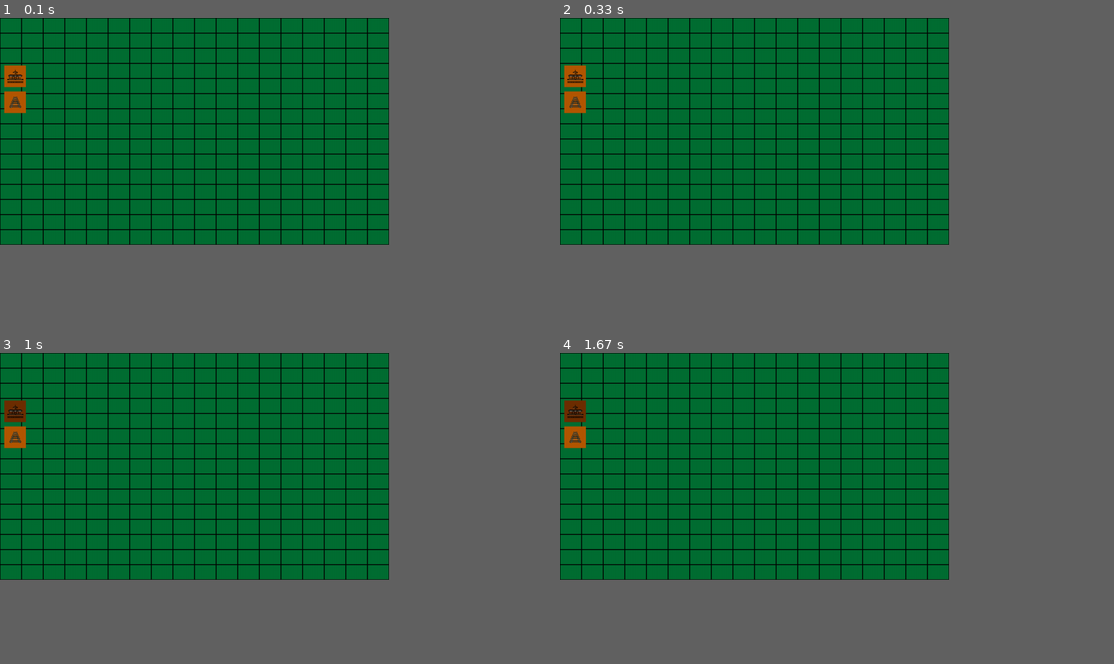
Above: before the commit, frames 1-4 (two rows, left to right).
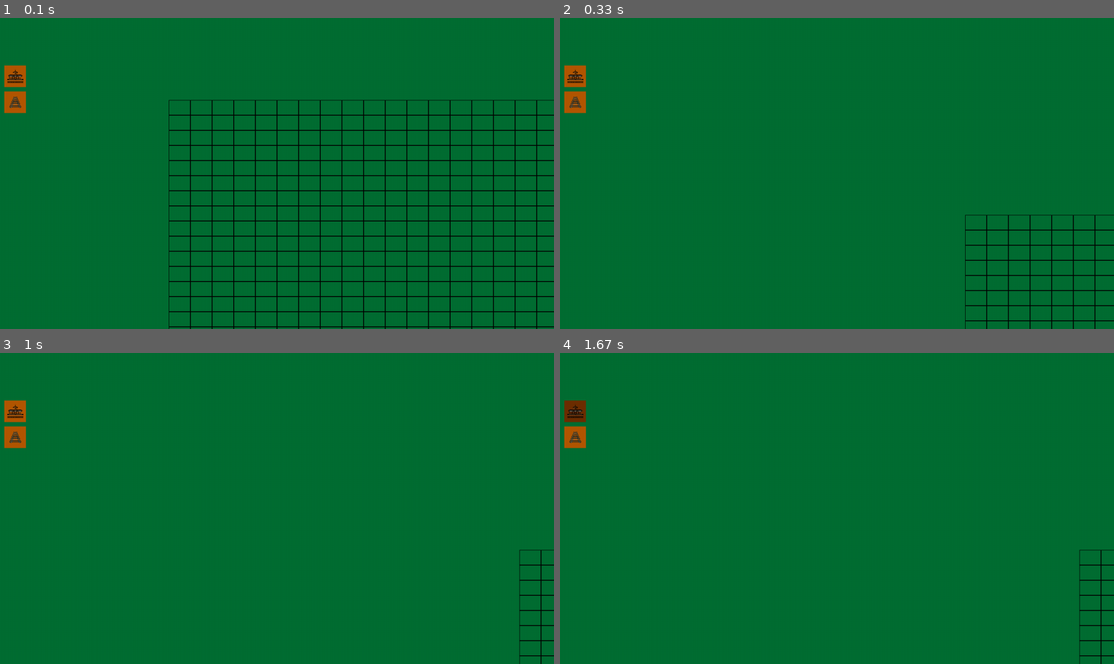
Above: after the commit, the same moments.

Repository: Hairash/Tower_game
Game: pygame game, started from src/main.py
The game is run twice, just before and just after one commit, with the same random seed, the same clock (stepped at 60 frames per second) and the same inputs.
Inputs (mouse positions are in pixels of both pictures, inside the frame that each line leads up to):
- Up to frame 1 (0.1 s): no input
- Up to frame 2 (0.33 s): no input
- Up to frame 3 (1 s): press the mouse at (16, 412) at 0.37 s; move the mouse to (132, 418) at 0.47 s; release the mouse at (254, 424) at 0.6 s; tap S at 0.67 s
- Up to frame 4 (1.67 s): tap S at 1 s
In our replay, the window is 632x369 before the commit and 900x506 after it. These sizes can differ from the game's own. Grey fills any space a smaller window leaves; there, only what the larger window draws over its background counts as a difference.

The runs differ from the first frame. In frame 1, 13% of the frame differs, in the area x 0-100%, y 0-100%; in frame 2, 8.1%; in frame 3, 7.3%; in frame 4, 7.1%.

Commit message:
Camera added

Diff:
--- /dev/null
+++ b/src/camera.py
@@ -0,0 +1,44 @@
+import pygame
+
+
+class Camera:
+    def __init__(self):
+        self.display_surface = pygame.display.get_surface()
+        self.offset = pygame.math.Vector2()
+
+        self.x_boarder_offset = 200
+        self.y_boarder_offset = 100
+        self.mouse_speed = 0.2
+
+    def mouse_control(self):
+        mouse = pygame.math.Vector2(pygame.mouse.get_pos())
+        mouse_offset_vector = pygame.math.Vector2()
+
+        left_boarder = self.x_boarder_offset
+        top_boarder = self.y_boarder_offset
+        right_boarder = self.display_surface.get_size()[0] - self.x_boarder_offset
+        bottom_boarder = self.display_surface.get_size()[1] - self.y_boarder_offset
+
+        if top_boarder < mouse.y < bottom_boarder:
+            if mouse.x < left_boarder:
+                mouse_offset_vector.x = left_boarder - mouse.x
+            if mouse.x > right_boarder:
+                mouse_offset_vector.x = right_boarder - mouse.x
+        elif mouse.y < top_boarder:
+            if mouse.x < left_boarder:
+                mouse_offset_vector = pygame.math.Vector2(left_boarder, top_boarder) - mouse
+            if mouse.x > right_boarder:
+                mouse_offset_vector = pygame.math.Vector2(right_boarder, top_boarder) - mouse
+        elif mouse.y > bottom_boarder:
+            if mouse.x < left_boarder:
+                mouse_offset_vector = pygame.math.Vector2(left_boarder, bottom_boarder) - mouse
+            if mouse.x > right_boarder:
+                mouse_offset_vector = pygame.math.Vector2(right_boarder, bottom_boarder) - mouse
+
+        if left_boarder < mouse.x < right_boarder:
+            if mouse.y < top_boarder:
+                mouse_offset_vector.y = top_boarder - mouse.y
+            if mouse.y > bottom_boarder:
+                mouse_offset_vector.y = bottom_boarder - mouse.y
+
+        self.offset += mouse_offset_vector * self.mouse_speed
--- a/src/constants.py
+++ b/src/constants.py
@@ -1,11 +1,13 @@
+class Window:
+    width = 1280
+    height = 720
 
 
 class FIELD:
-    width = 18
-    height = 15
+    width = 180
+    height = 150
 
     # cell size in pixels
-    cell_size = 50  # TODO: remove it
     cell_width = 50
     cell_height = 35
 
--- a/src/field.py
+++ b/src/field.py
@@ -28,6 +28,11 @@
             ) for (name, surface) in load_folder('assets/railroads').items()
         }
 
+    def align_grid(self, x, y):
+        col, row = self.to_grid(x, y)
+
+        return self.from_grid(col, row)
+
     def from_grid(self, col, row):
         x = col * self.cell_width
         y = row * self.cell_height
@@ -40,11 +45,17 @@
 
         return col, row
 
-    def draw_grid(self, screen, stations, roads, planning_roads):
+    def draw(self, screen, stations, roads, planning_roads, offset):
         for row in range(self.height):
             for col in range(self.width):
                 x, y = self.from_grid(col, row)
                 rect = pygame.Rect(x, y, self.cell_width, self.cell_height)
+                rect.topleft += offset
+
+                # draw the grid
+                pygame.draw.rect(screen, COLOR.black, rect, 1)
+
+                # draw objects on the grid
                 if (col, row) in stations:
                     screen.blit(self.station_image, rect.topleft)
                 elif (col, row) in roads:
@@ -59,8 +70,6 @@
                     road_x -= self.cell_width * (GREAT_FACTOR - 1) / 2
                     road_y -= self.cell_height * (GREAT_FACTOR - 1) / 2
                     screen.blit(road_image, (road_x, road_y), special_flags=pygame.BLEND_ADD)
-
-                pygame.draw.rect(screen, COLOR.black, rect, 1)
 
     def select_road_image(self, x, y, roads):
         neighbors = {
--- a/src/game.py
+++ b/src/game.py
@@ -1,6 +1,7 @@
 import pygame
 from collections import deque
 
+from src.camera import Camera
 from constants import COLOR
 from control_panel import ControlPanel
 from game_mode import GameMode
@@ -17,6 +18,8 @@
         self.field = field
 
         self.running = True
+
+        self.camera = Camera()
 
     def find_path(self, start, end):
         """
@@ -53,11 +56,24 @@
 
         return []
 
+    def mode_toggle(self, mode):
+        if self.mode == mode:
+            self.mode = GameMode.none
+        else:
+            self.mode = mode
+
     def run(self, screen):
         while self.running:
             for event in pygame.event.get():
                 if event.type == pygame.QUIT:
                     self.running = False
+                elif event.type == pygame.KEYDOWN:
+                    if event.key == pygame.K_ESCAPE:
+                        self.running = False
+                    elif event.key == pygame.K_s:
+                        self.mode_toggle(GameMode.build_station)
+                    elif event.key == pygame.K_r:
+                        self.mode_toggle(GameMode.build_road)
                 elif event.type == pygame.MOUSEBUTTONDOWN:
                     # Check if left mouse button was clicked
                     if event.button == 1:
@@ -66,17 +82,14 @@
                         if mode_changed:
                             self.mode = mode
                         else:
+                            event.pos -= self.camera.offset
                             col, row = self.field.to_grid(event.pos[0], event.pos[1])
-                            print(col, row, self.mode)
-
-                            if (col, row) in self.stations:
-                                pass
-                            if (col, row) in self.roads:
-                                pass
+                            print(int(col), int(row), self.mode)
 
                             if self.mode == GameMode.build_station:
                                 self.stations.add((col, row))
                             elif self.mode == GameMode.build_road:
+
                                 # start building a road
                                 if not self.planning_roads:
                                     self.planning_roads.append((col, row))
@@ -85,12 +98,21 @@
                                     for (col, row) in self.planning_roads:
                                         self.roads.add((col, row))
                                     self.planning_roads.clear()
+
                 elif event.type == pygame.MOUSEMOTION:
                     if self.planning_roads:
+                        event.pos -= self.camera.offset
                         col, row = self.field.to_grid(event.pos[0], event.pos[1])
-                        self.planning_roads = self.find_path(next(iter(self.planning_roads)), (col, row))
+
+                        if self.planning_roads[-1] == (col, row):
+                            continue
+
+                        self.planning_roads = self.find_path(self.planning_roads[0], (col, row))
 
             screen.fill(COLOR.background)
-            self.field.draw_grid(screen, self.stations, self.roads, self.planning_roads)
+
+            self.camera.mouse_control()
+            self.field.draw(screen, self.stations, self.roads, self.planning_roads, self.camera.offset)
+
             self.control_panel.draw(screen, self.mode)
             pygame.display.flip()
--- a/src/main.py
+++ b/src/main.py
@@ -12,10 +12,10 @@
 
     # Set up the display
     field = Field(FIELD.width, FIELD.height, FIELD.cell_width, FIELD.cell_height)
-    width, height = field.from_grid(FIELD.width, FIELD.height)
 
-    screen = pygame.display.set_mode((width, height))
+    screen = pygame.display.set_mode((Window.width, Window.height))
     pygame.display.set_caption('Railroad')
+    pygame.event.set_grab(True)
 
     game = Game(field)
     game.run(screen)
